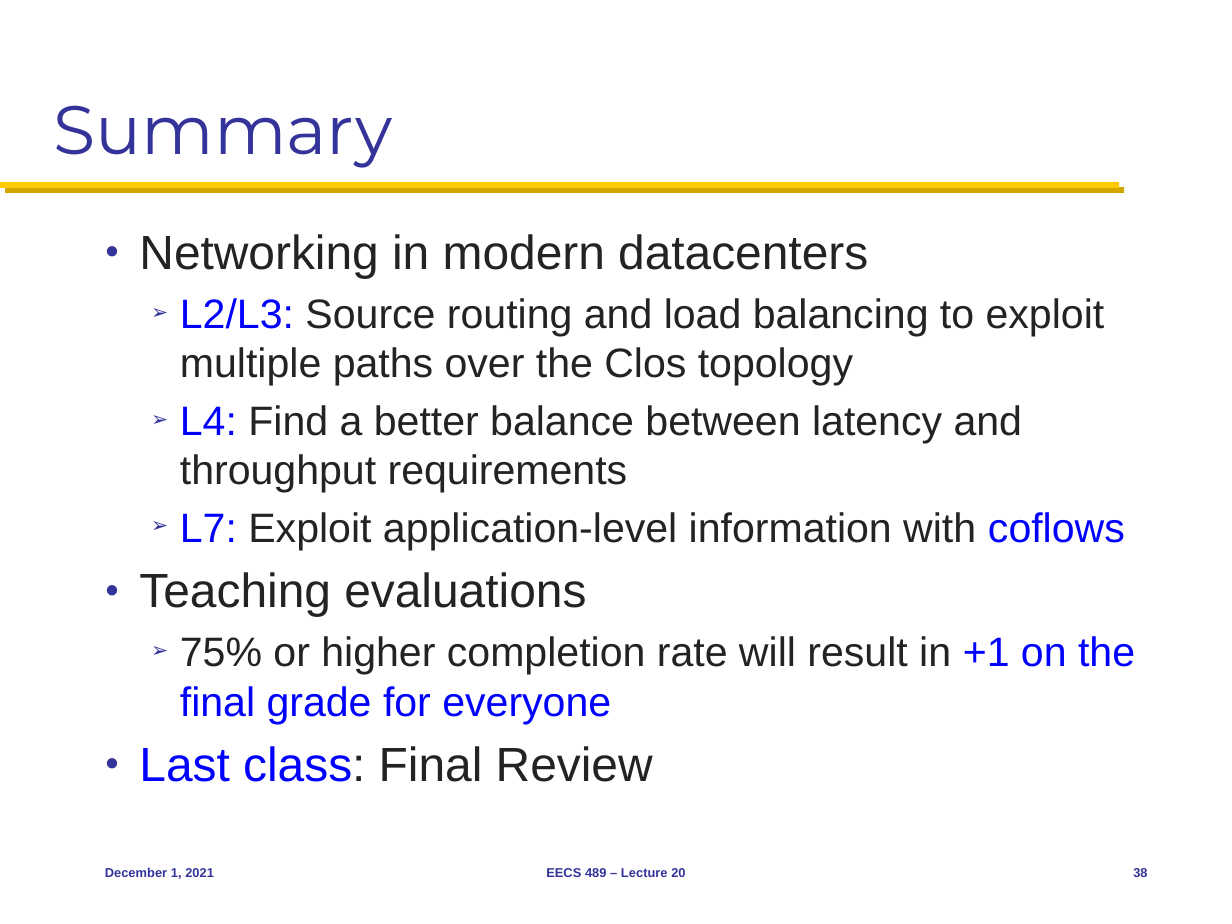
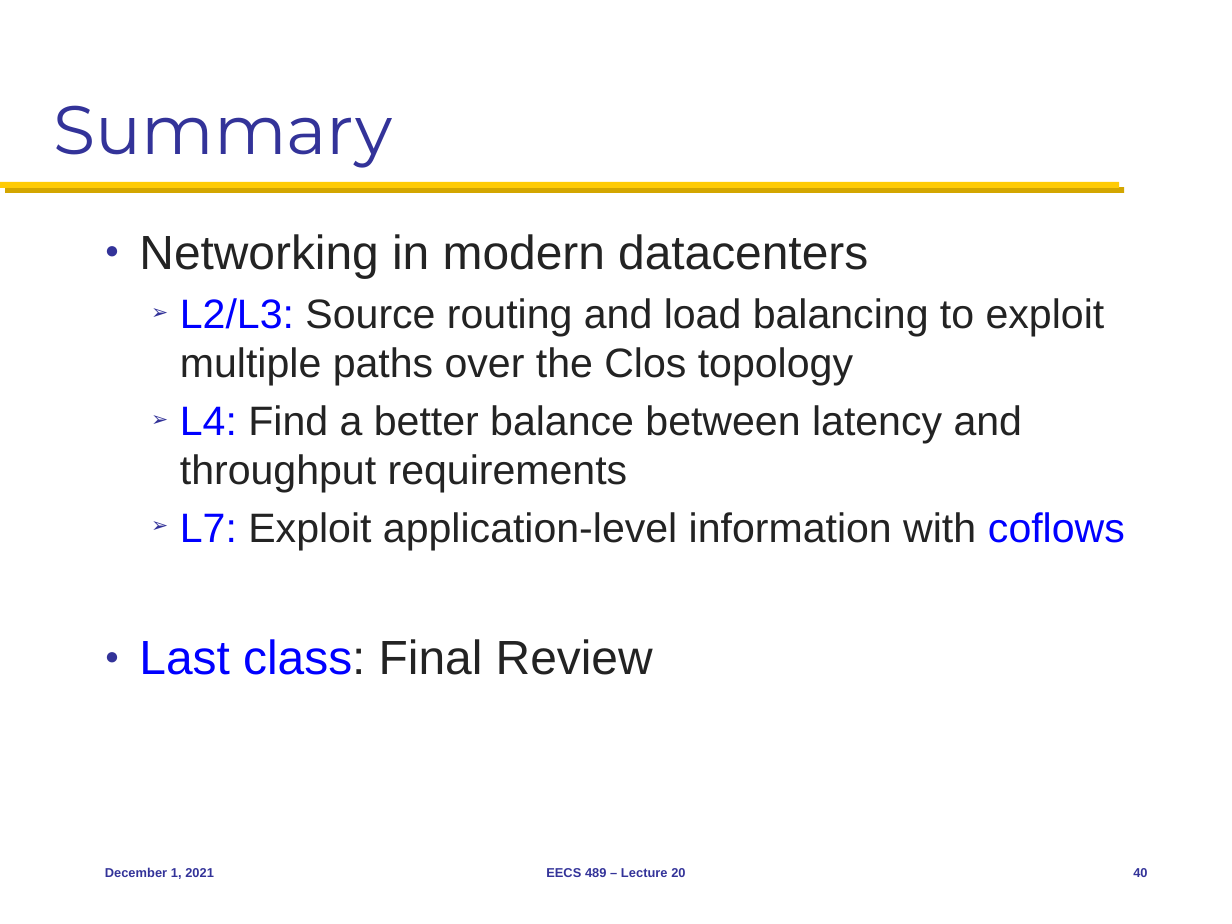
Before and after one commit to mosharaf/eecs489, a slide deck: slide 40 of Slides/120121.pptx (slide 38 before the commit). Drawn at 1232x924 pixels with LibreOffice and Linux fonts; fonts in the diff are those of the drawing. Boxes give left, top, right and bottom in pixels: in the first picture for what was removed or moved away, otherwise in the second. Text is boxed around its words. In the diff, an @@ line names an element or a change of style, - is before the commit and + after.

Commit message:
Updates to Dec 1 slides

```diff
--- a/Slides/120121.pptx
+++ b/Slides/120121.pptx
@@ text at box(139, 572, 1135, 724): paragraphs removed @@
-● Teaching evaluations
-  ➢ 75% or higher completion rate will result in +1 on the final grade for everyone
@@ page number at box(1133, 868, 1147, 877): text changed @@
-38
+40
```
Also in this commit, not shown: 2 slides added.
